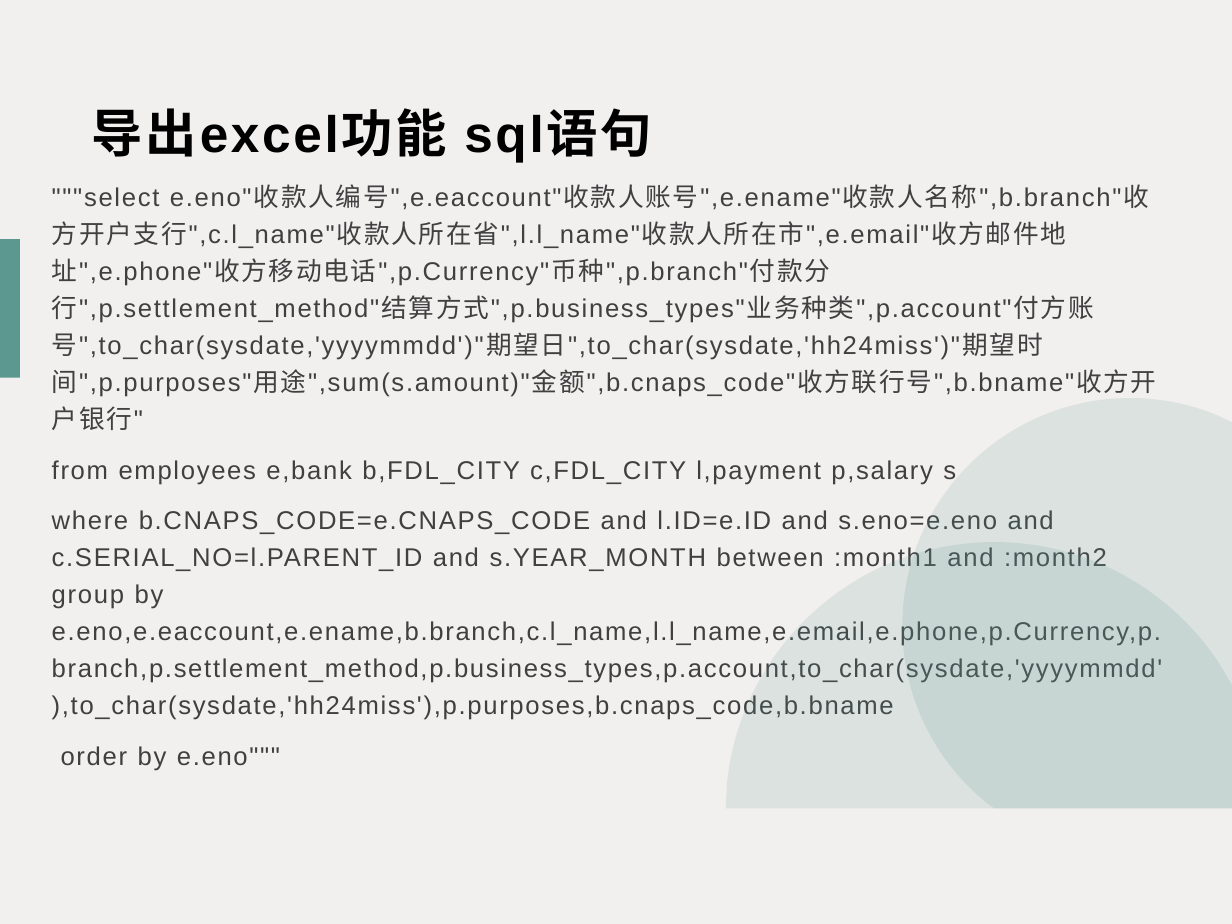
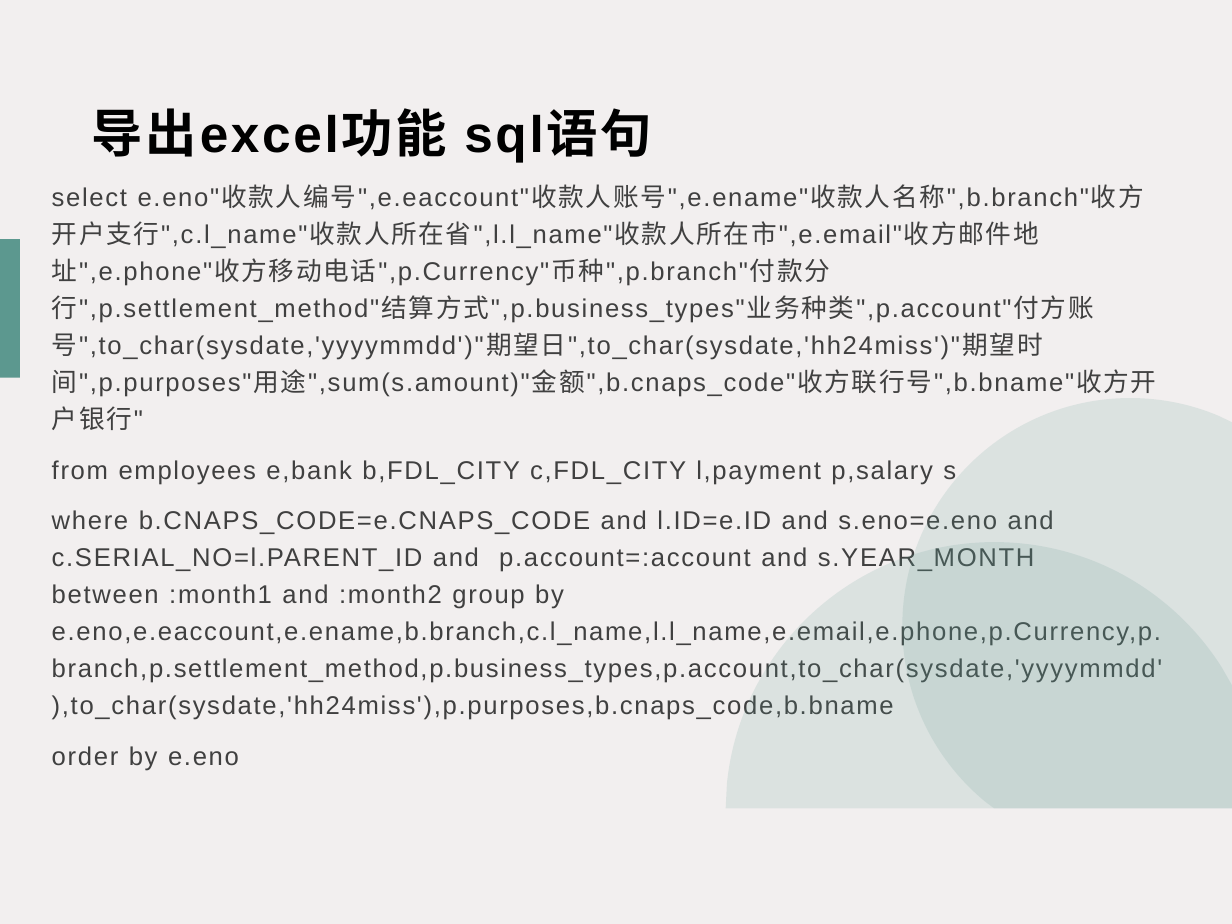
Before and after one commit to LibraLY/RunTangDBA, a slide deck: slide 23 of 大作业.pptx. Drawn at 1232x924 pixels with LibreOffice and Linux fonts; fonts in the diff are those of the drawing. Boxes give left, top, right and bottom in pixels: in the first picture for what was removed or moved away, otherwise in the second. Text is boxed around its words. In the diff, an @@ line names an element or a change of style, - is before the commit and + after.

```diff
--- a/大作业.pptx
+++ b/大作业.pptx
@@ text at (52, 185, 1157, 430): text changed @@
-"""select e.eno"收款人编号",e.eaccount"收款人账号",e.ename"收款人名称",b.branch"收方开户支行",c.l_name"收款人所在省",l.l_name"收款人所在市",e.email"收方邮件地址",e.phone"收方移动电话",p.Currency"币种",p.branch"付款分行",p.settlement_method"结算方式",p.business_types"业务种类",p.account"付方账号",to_char(sysdate,'yyyymmdd')"期望日",to_char(sysdate,'hh24miss')"期望时间",p.purposes"用途",sum(s.amount)"金额",b.cnaps_code"收方联行号",b.bname"收方开户银行"
+select e.eno"收款人编号",e.eaccount"收款人账号",e.ename"收款人名称",b.branch"收方开户支行",c.l_name"收款人所在省",l.l_name"收款人所在市",e.email"收方邮件地址",e.phone"收方移动电话",p.Currency"币种",p.branch"付款分行",p.settlement_method"结算方式",p.business_types"业务种类",p.account"付方账号",to_char(sysdate,'yyyymmdd')"期望日",to_char(sysdate,'hh24miss')"期望时间",p.purposes"用途",sum(s.amount)"金额",b.cnaps_code"收方联行号",b.bname"收方开户银行"
@@ text at (52, 510, 1163, 771): text changed @@
-where b.CNAPS_CODE=e.CNAPS_CODE and l.ID=e.ID and s.eno=e.eno and c.SERIAL_NO=l.PARENT_ID and s.YEAR_MONTH between :month1 and :month2 group by e.eno,e.eaccount,e.ename,b.branch,c.l_name,l.l_name,e.email,e.phone,p.Currency,p.branch,p.settlement_method,p.business_types,p.account,to_char(sysdate,'yyyymmdd'),to_char(sysdate,'hh24miss'),p.purposes,b.cnaps_code,b.bname
-order by e.eno"""
+where b.CNAPS_CODE=e.CNAPS_CODE and l.ID=e.ID and s.eno=e.eno and c.SERIAL_NO=l.PARENT_ID and p.account=:account and s.YEAR_MONTH between :month1 and :month2 group by e.eno,e.eaccount,e.ename,b.branch,c.l_name,l.l_name,e.email,e.phone,p.Currency,p.branch,p.settlement_method,p.business_types,p.account,to_char(sysdate,'yyyymmdd'),to_char(sysdate,'hh24miss'),p.purposes,b.cnaps_code,b.bname
+order by e.eno
```
Also in this commit, not shown: 3 other slides changed, 5 other files.
